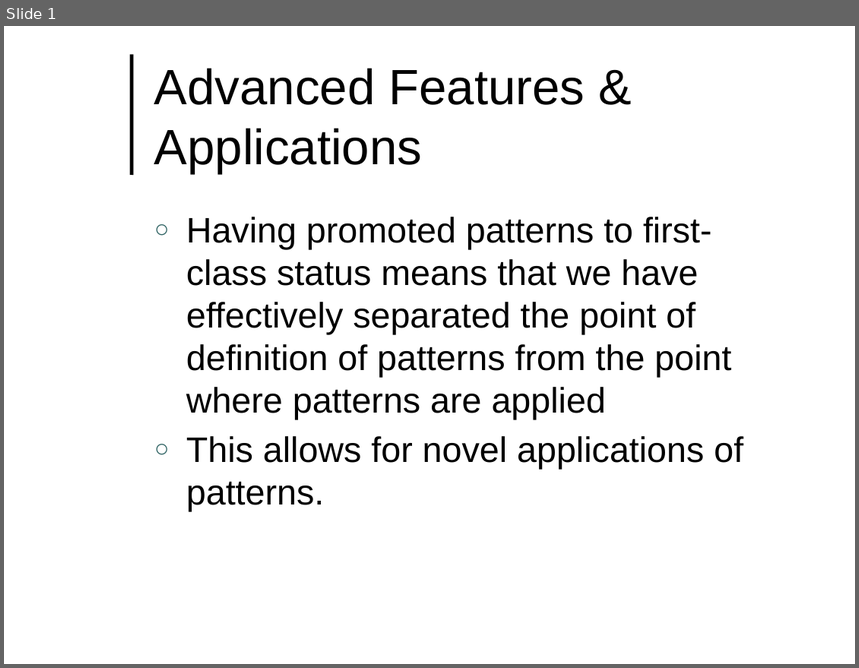
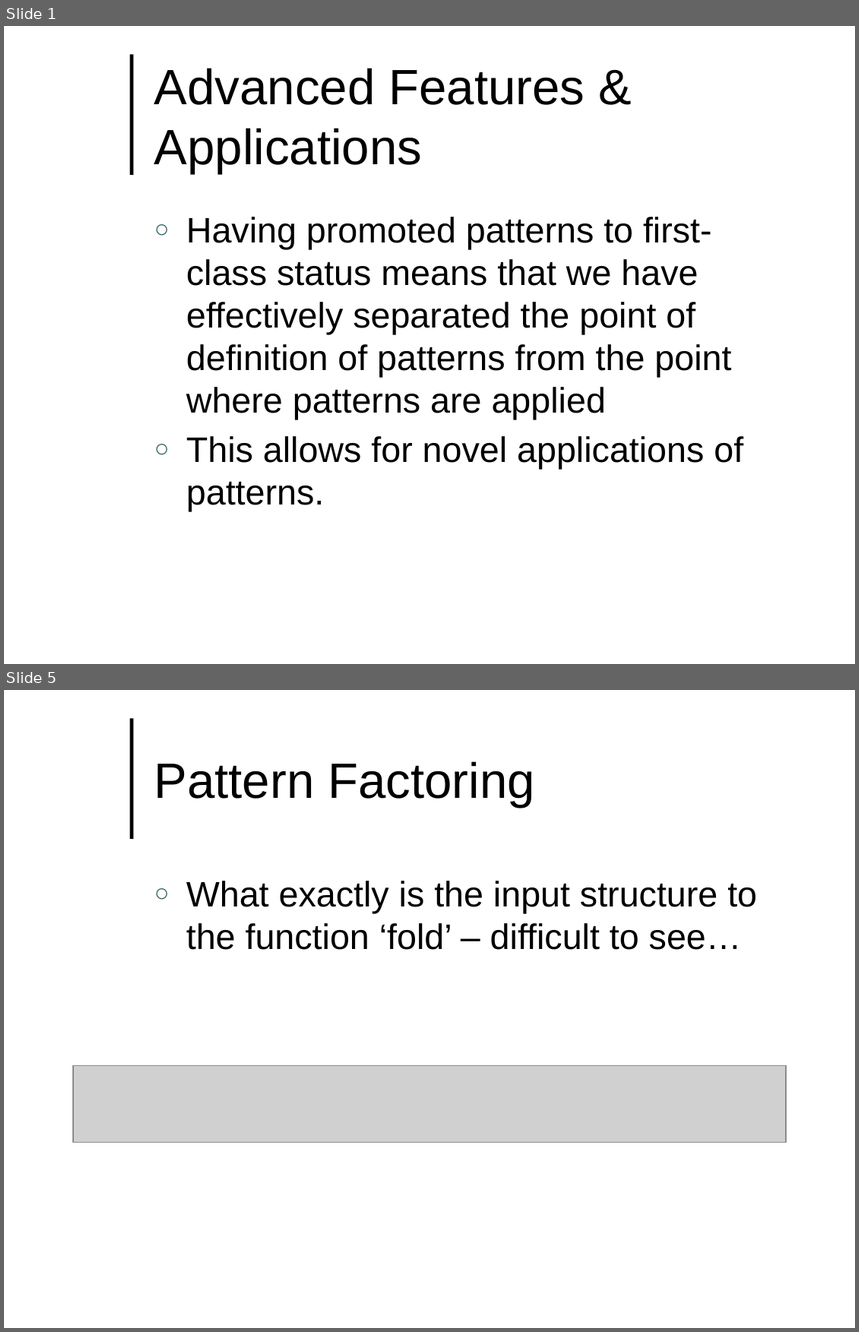
Before and after one commit to lutzhamel/CSC493, a slide deck: notes/csc493-ln015.pptx. Shown one above the other, each under a label of ours: slide 1 before the commit, slides 1 and 5 after it; the slides between them are not shown. The pictures are 859x668 and 859x1332 pixels, drawn with LibreOffice and Linux fonts; fonts in the diff are those of the drawing; grey boxes stand for pictures; background and template pictures are left out. Boxes give left, top, right and bottom in pixels: in the first picture for what was removed or moved away, otherwise in the second. Text is boxed around its words. In the diff, an @@ line names an element or a change of style, - is before the commit and + after.

```diff
--- a/notes/csc493-ln015.pptx
+++ b/notes/csc493-ln015.pptx
@@ slide 5 added at box(4, 690, 855, 1328), background #FFFFFF; not listed: 1 template element that a slide beside it also shows @@
@@ title added at box(154, 761, 534, 808), 42 pt, text #000000 @@
+Pattern Factoring
@@ text added at box(186, 881, 757, 950), 30 pt, text #000000 @@
+○ What exactly is the input structure to the function ‘fold’ – difficult to see…
@@ picture added at box(73, 1066, 786, 1143) @@
```
Also in this commit, not shown: 2 slides changed, 2 other slides added, 12 other files.
